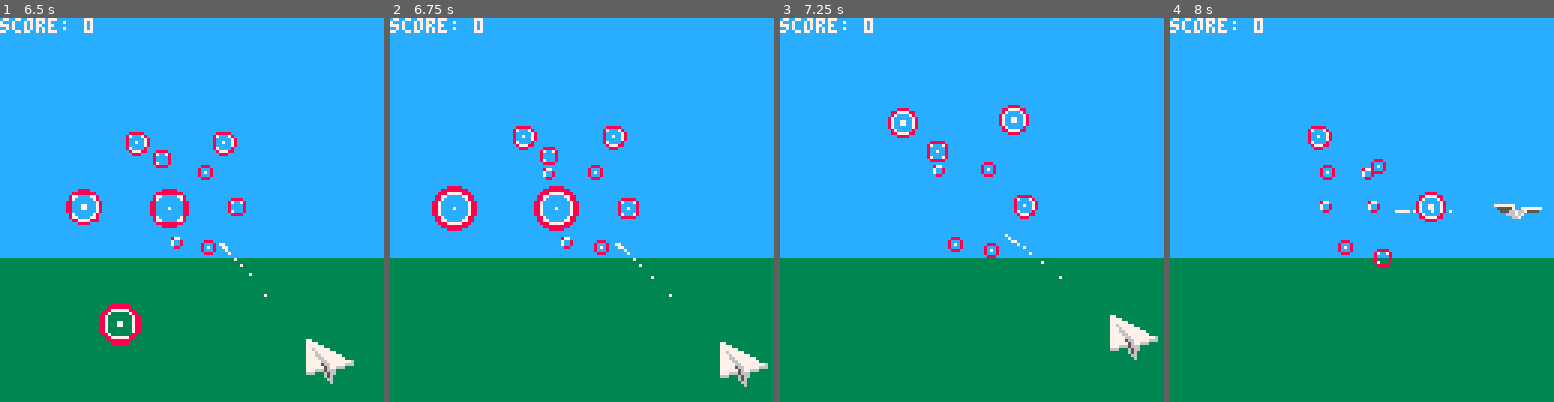
Above: before the commit, frames 1-4 (left to right).
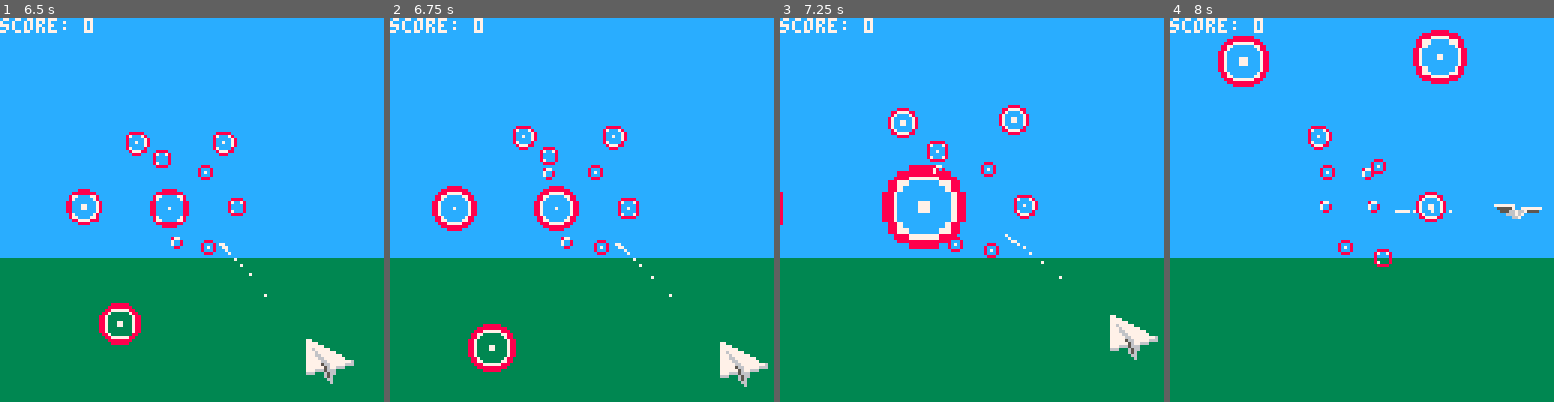
Above: after the commit, the same moments.

Repository: scottnm/avipaper.p8
Game: PICO-8 cartridge avipaper.p8
Two runs of this game, one before a commit and one after it. Both use one fixed random seed, a clock stepped at 60 frames per second and the inputs below.
Inputs:
- Up to frame 1 (6.5 s): tap X (X key) at 0.33, 1.07, 1.85, 2.97, 4.08, 5.2, 6.32 s; tap O (Z key) at 0.7, 1.7, 2.1, 2.5, 2.9, 3.3, 3.7, 4.1, 4.5, 4.9, 5.3, 5.7, 6.1 s; hold Right 1.6-2.1 s; hold Up 2.15-2.42 s; hold Right 2.47-3.03 s; hold Left 3.08-3.58 s; hold Down 3.63-3.97 s; hold Right 4.02-4.68 s; hold Up 4.73-5.03 s; hold Left 5.08-5.68 s; hold Down 5.73-6.03 s; hold Right from 6.08 s (still down)
- Up to frame 2 (6.75 s): tap O (Z key) at 6.5 s; release Right at 6.58 s; hold Right from 6.63 s (still down)
- Up to frame 3 (7.25 s): tap O (Z key) at 6.9 s; release Right at 7.13 s; hold Up from 7.18 s (still down)
- Up to frame 4 (8 s): tap O (Z key) at 7.3, 7.7 s; tap X (X key) at 7.43 s; release Up at 7.45 s; hold Right from 7.5 s (still down)

Frame 1 is identical in both runs. In frame 2, 0.8% of the frame differs, in the area x 20-33%, y 79-93%; in frame 3, 2.3%, in the area x 0-49%, y 38-61%; in frame 4, 1.8%.

Commit message:
allow for targets traveling a little beyond the screen plain for a nice 3D effect

Diff:
--- a/main.lua
+++ b/main.lua
@@ -18,6 +18,7 @@
 -- GLOBAL CONSTANTS
 -- the z coordinate of where the screen/near-plane lives
 c_target_spawn_z = -50
+c_target_despawn_z = 5
 c_eye_z = 7
 c_pico_8_screen_size = 128
 c_target_speed = 1/4
@@ -344,7 +345,6 @@
 function calculate_perspective_scale(target_z, screen_z, eye_z)
     assert(eye_z > target_z, 'The camera (eye_z) must be in front of the target (target_z)')
     assert(eye_z > screen_z, 'The camera (eye_z) must be in front of the screen (screen_z)')
-    assert(screen_z >= target_z, 'The screen (screen_z) must be in front of the target (target_z)')
     local world_space_z_distance = eye_z - target_z
     local screen_space_z_distance = eye_z - screen_z
     local scale = screen_space_z_distance / world_space_z_distance
@@ -416,7 +416,7 @@
     local next_target_index = 1
     while next_target_index <= count(targets) do
         local next_target = targets[next_target_index]
-        if next_target.pos.z == plane_pos.z then
+        if next_target.pos.z >= plane_pos.z then
             local target_plane_distance = get_2d_distance(plane_pos, next_target.pos)
             if target_plane_distance <= 4 then
                 sfx(1)
@@ -440,7 +440,7 @@
 function check_for_despawned_targets(targets)
     local next_target_index = 1
     while next_target_index <= count(targets) do
-        if targets[next_target_index].pos.z == 0 then
+        if targets[next_target_index].pos.z >= c_target_despawn_z then
             sfx(0)
             deli(targets, next_target_index)
         else
